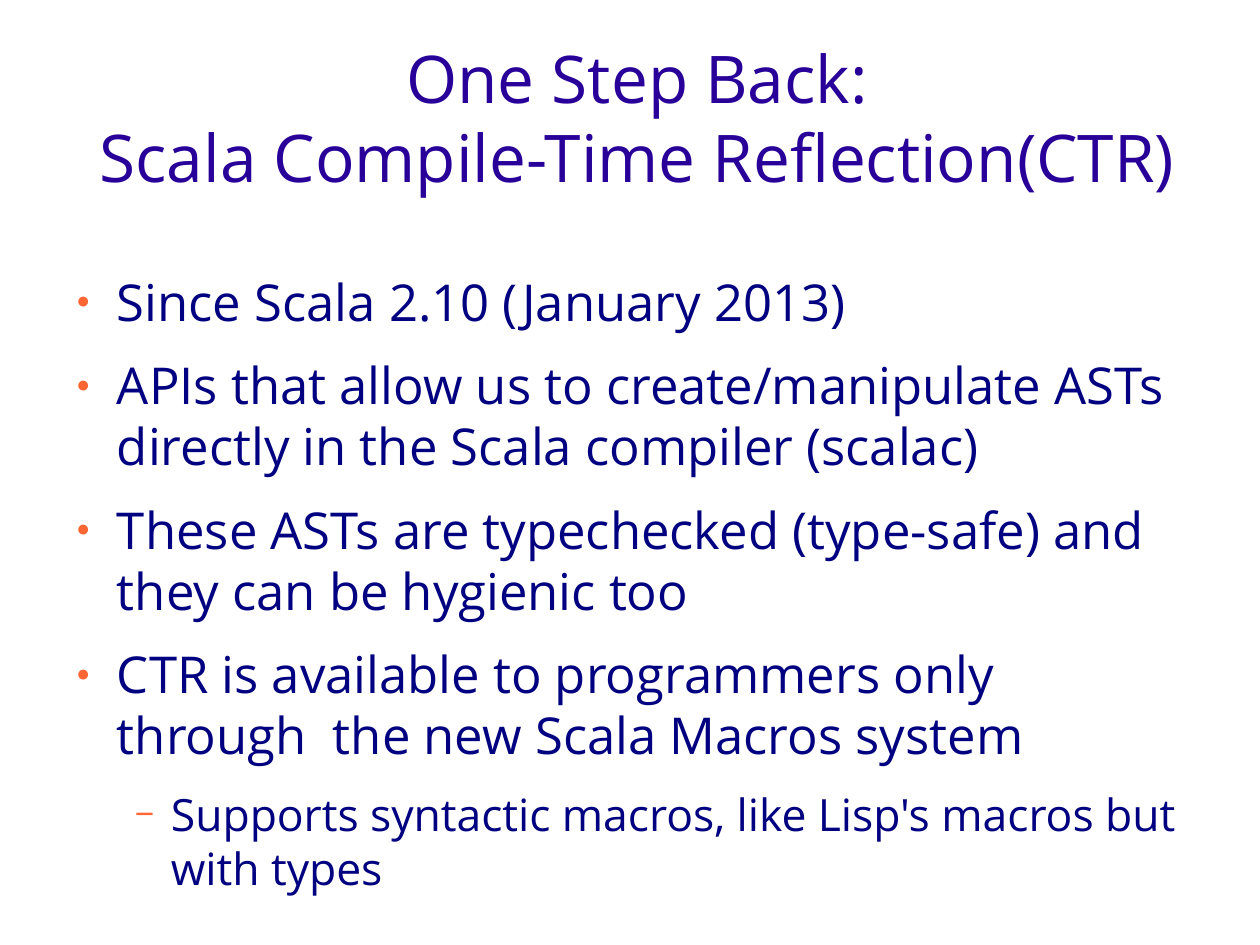
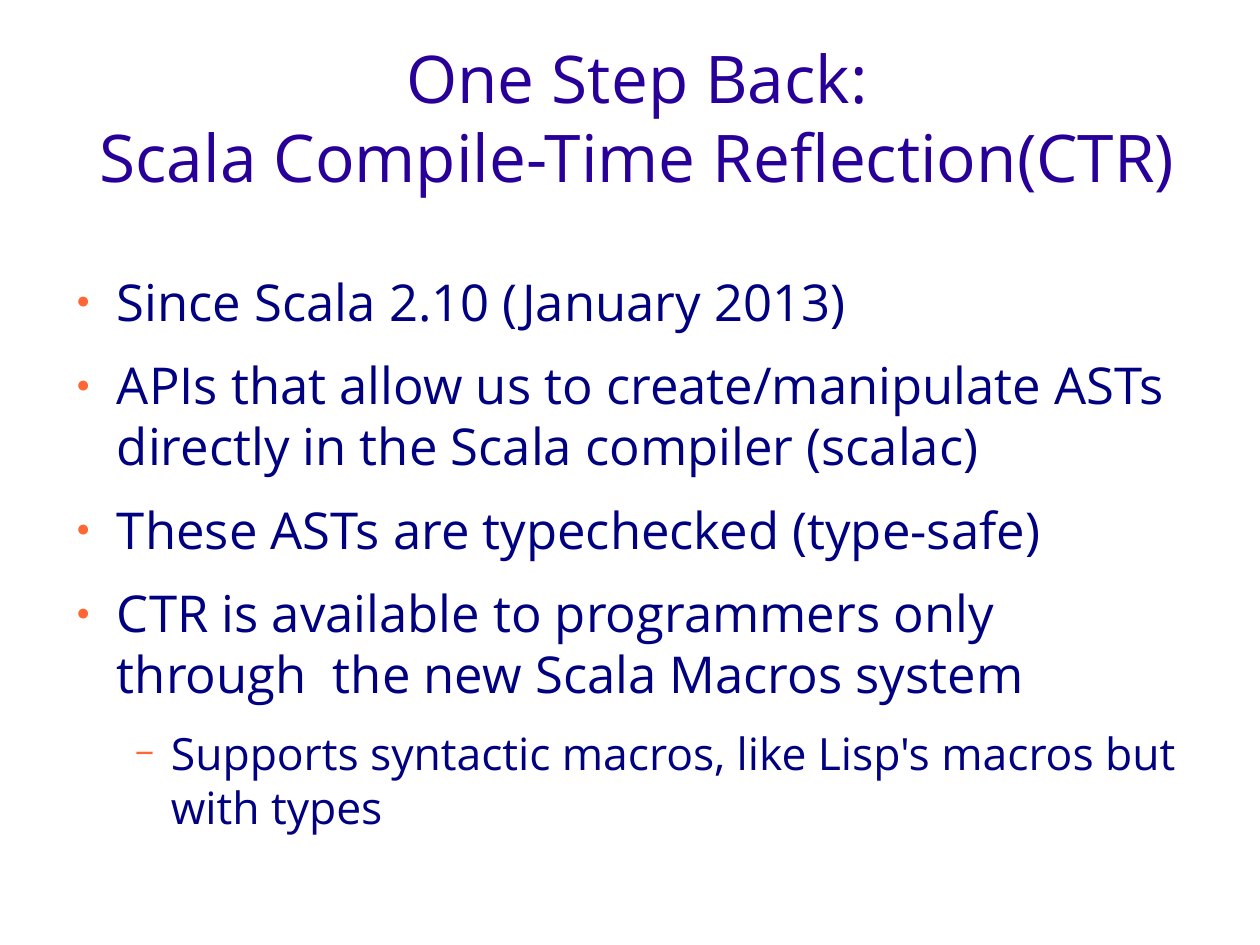
Before and after one commit to geo-kollias/msc-thesis-tex, a slide deck: slide 9 of geokollias_msc_thesis_pres.odp. Drawn at 1260x945 pixels with LibreOffice and Linux fonts; fonts in the diff are those of the drawing; background and template pictures are left out. Boxes give left, top, right and bottom in pixels: in the first picture for what was removed or moved away, otherwise in the second. Text is boxed around its words. In the diff, an @@ line names an element or a change of style, - is before the commit and + after.

```diff
--- a/geokollias_msc_thesis_pres.odp
+++ b/geokollias_msc_thesis_pres.odp
@@ text at [117, 510, 1040, 562]: text changed @@
-● These ASTs are typechecked (type-safe) and they can be hygienic too
+● These ASTs are typechecked (type-safe)
@@ page number: place and size @@
-page number at [917, 821, 1211, 886]
+page number at [918, 892, 1212, 945]
@@ page number at [918, 892, 1212, 945]: font Times New Roman to Open Sans @@
```
Also in this commit, not shown: 21 other slides changed, 4 slides added, 2 slides removed.
